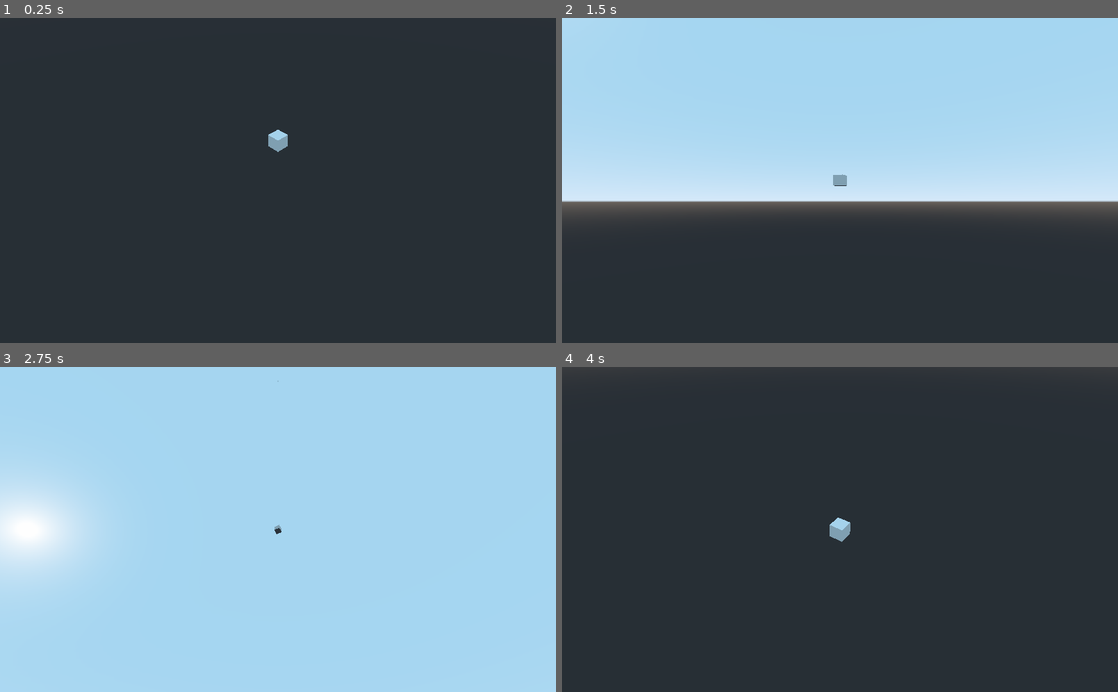
Above: before the commit, frames 1-4 (two rows, left to right).
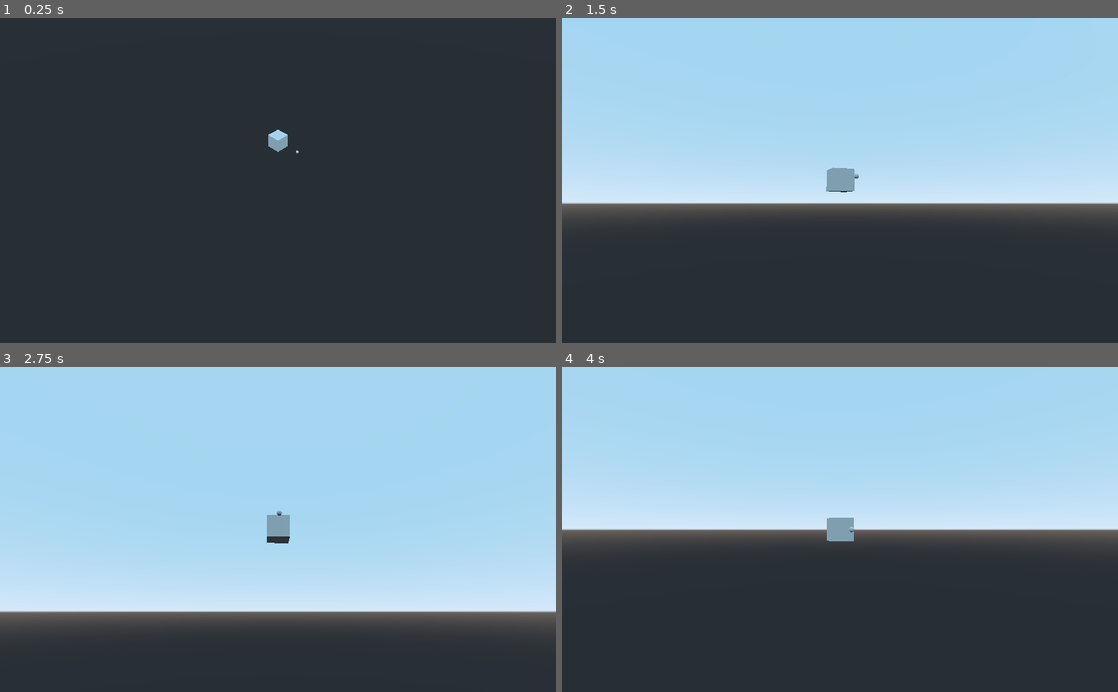
Above: after the commit, the same moments.

Repository: deengames-prototypes/3d-game
Game: Godot game, scene res://CoreGame.tscn
The game is run twice, just before and just after one commit, with the same random seed, the same clock (stepped at 60 frames per second) and the same inputs.
Inputs (mouse positions are in pixels of both pictures, inside the frame that each line leads up to):
- Up to frame 1 (0.25 s): no input
- Up to frame 2 (1.5 s): tap Enter at 0.5 s; move the mouse to (962, 164) at 0.52 s; hold Right (ui_right) 0.53-1.28 s; click (962, 164) at 0.67 s; move the mouse to (728, 196) at 1.27 s; hold Down (ui_down) from 1.28 s (still down)
- Up to frame 3 (2.75 s): move the mouse to (333, 458) at 2.02 s; release Down (ui_down) at 2.03 s; hold Right (ui_right) from 2.03 s (still down)
- Up to frame 4 (4 s): tap Space at 2.75 s; move the mouse to (812, 594) at 2.77 s; release Right (ui_right) at 2.78 s; hold Up (ui_up) 2.78-3.53 s; click (812, 594) at 2.92 s; move the mouse to (1006, 578) at 3.52 s; hold Left (ui_left) from 3.53 s (still down)

The runs differ from the first frame. In frame 1, less than 0.1% of the frame differs, in the area x 53-54%, y 40-42%; in frame 2, 1.4%; in frame 3, 36%; in frame 4, 54%, in the area x 0-100%, y 0-55%.

Commit message:
Rotating view sort of works. Math is off somewhere, limit is 90 degrees per axis.

Diff:
--- a/prototypes/voxel-craft/Camera.gd
+++ b/prototypes/voxel-craft/Camera.gd
@@ -1,8 +1,10 @@
 extends Camera
 
 const UP_VECTOR:Vector3 = Vector3(0, 1, 0)
-const MAX_MOVE = 20
-const MIN_MOVE = -MAX_MOVE
+const CAMERA_DISTANCE = 5
+
+var x_angle:int = 0
+var y_angle:int = 0
 var target:Spatial
 
 func target_object(obj:Spatial):
@@ -11,19 +13,20 @@
 func _process(delta):
 	var moved = false
 	if Input.is_action_pressed("ui_left"):
-		self.translation.x = min(self.translation.x + 1, MAX_MOVE)
+		x_angle += 1
 		moved = true
 	elif Input.is_action_pressed("ui_right"):
-		self.translation.x = max(self.translation.x - 1, MIN_MOVE)
+		x_angle -= 1
 		moved = true
 
 	if Input.is_action_pressed("ui_up"):
-		self.translation.y += 1
+		y_angle += 1
 		moved = true
 	elif Input.is_action_pressed("ui_down"):
-		self.translation.y -= 1
+		y_angle -= 1
 		moved = true
 
 	if moved:
-		var vector = target.translation - self.translation
-		self.look_at(vector, UP_VECTOR)
+		self.translation.z = CAMERA_DISTANCE * cos(x_angle * PI / 180)
+		self.translation.y = CAMERA_DISTANCE * sin(y_angle * PI / 180)
+		self.look_at(target.translation, UP_VECTOR)
--- a/prototypes/voxel-craft/CoreGame.tscn
+++ b/prototypes/voxel-craft/CoreGame.tscn
@@ -1,8 +1,12 @@
-[gd_scene load_steps=4 format=2]
+[gd_scene load_steps=5 format=2]
 
 [ext_resource path="res://CoreGame.gd" type="Script" id=1]
 [ext_resource path="res://ExpandableCube.tscn" type="PackedScene" id=2]
 [ext_resource path="res://Camera.gd" type="Script" id=3]
+
+[sub_resource type="SphereMesh" id=1]
+radius = 0.1
+height = 0.2
 
 [node name="Spatial" type="Spatial"]
 script = ExtResource( 1 )
@@ -12,3 +16,8 @@
 [node name="Camera" type="Camera" parent="."]
 transform = Transform( 0.707107, -0.5, 0.5, 0, 0.707107, 0.707107, -0.707107, -0.5, 0.5, 10, 10, 10 )
 script = ExtResource( 3 )
+
+[node name="MeshInstance2" type="MeshInstance" parent="."]
+transform = Transform( 1, 0, 0, 0, 1, 0, 0, 0, 1, 1.88929, 0, 0 )
+mesh = SubResource( 1 )
+material/0 = null
